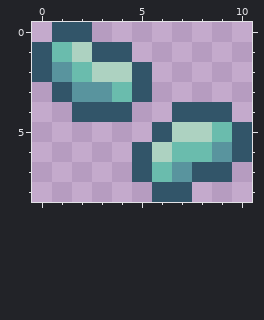
Pixel-art sprite -- Content/Tiles/Meadow/MeadowGrassItem.png. Above is the file before it was changed.
The file is 22x18 pixels, drawn in blocks of 2x2; one block is one cell here.
New version:
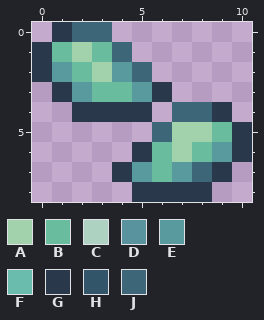
Palette (. is transparent): A #a1d2ab  B #6abc9e  C #add2c1  D #59949e  E #599a9e  F #6abcad  G #29394b  H #325569  J #3d6678
Commit message: truest grass around
Change:
Changed rows in their new state; - is an unchanged pixel.
first column x 0:
0 -GJJ-------
1 GBABJ------
2 GEBAEJ-----
3 -GEBBEG----
4 --GGGG-JJG-
5 ------JAABG
6 -----GBABEG
7 ----GEBEJG-
8 -----GGGG--
